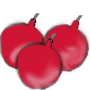
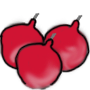
Layered file, before and after one edit (90 x 90). Changes by layer:
painted on "Calque 3 copie 3" over left=14, top=38, right=64, bottom=86
painted on "Calque 3 copie 2" over left=43, top=18, right=90, bottom=73
painted on "Calque 3" over left=0, top=17, right=47, bottom=71
